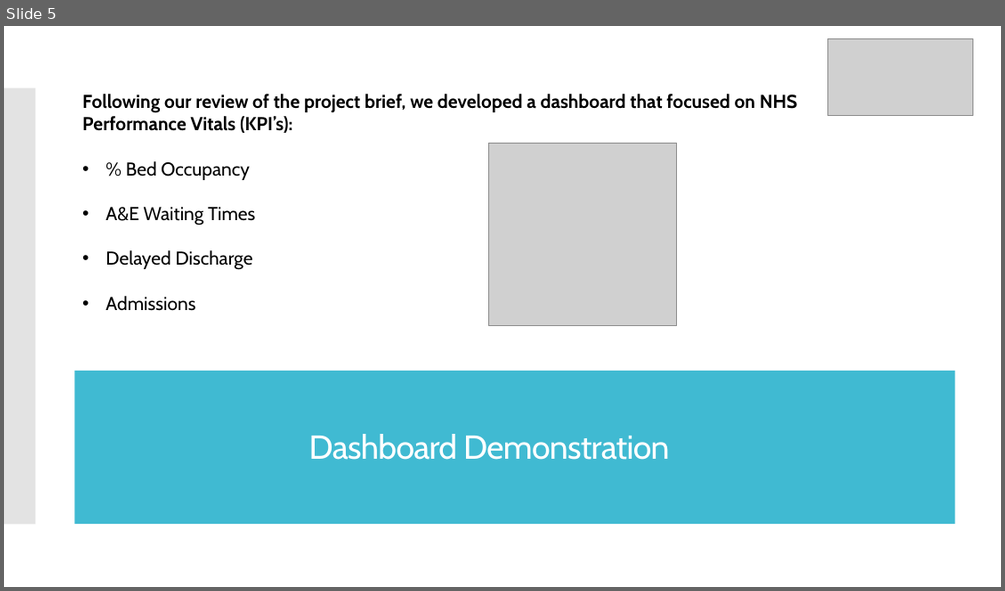
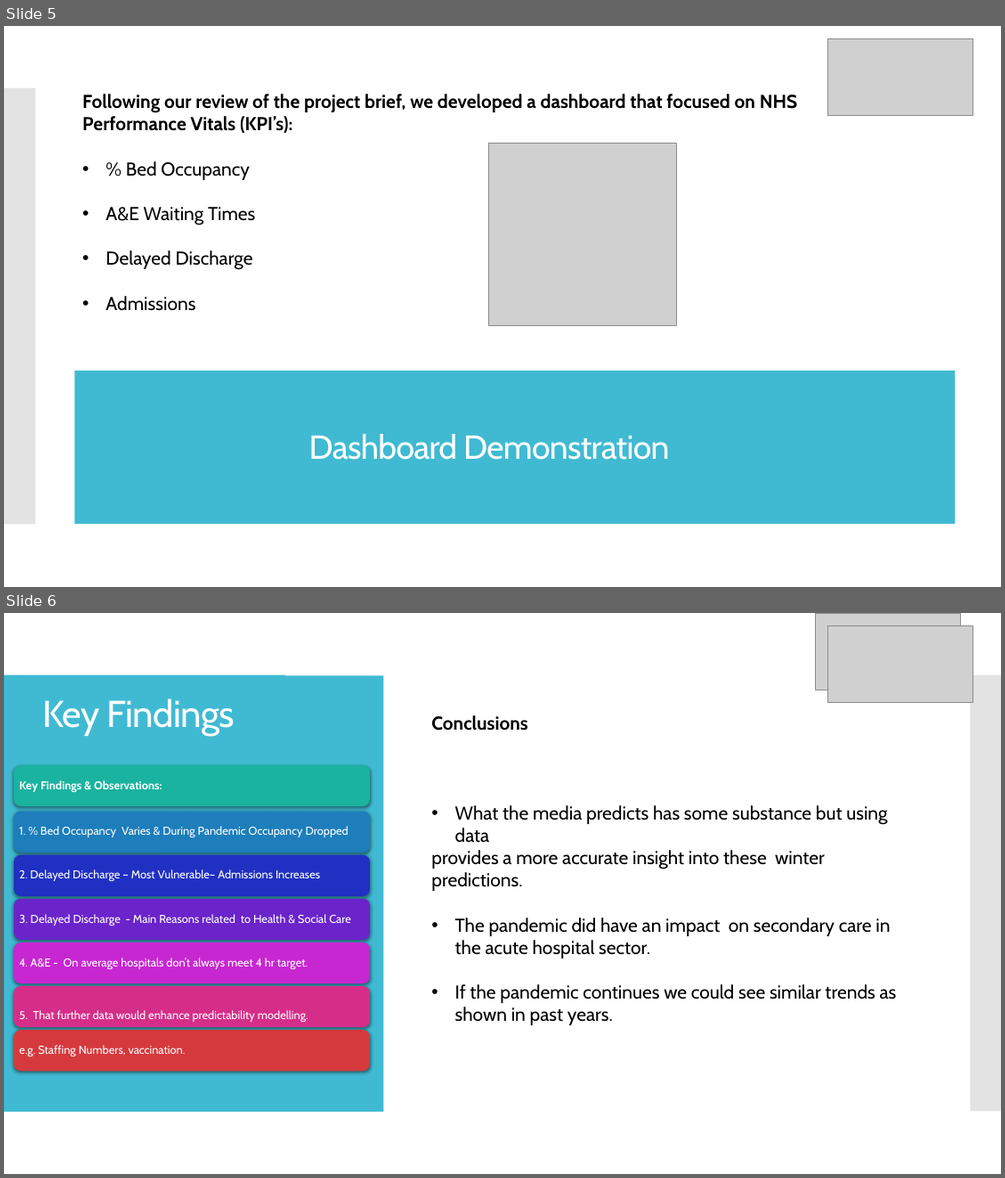
Before and after one commit to Scodgey/codeclan_pda_DE13group3project, a slide deck: Project_Workflow/Group 3 Project - PHS Scotland.pptx. Shown one above the other, each under a label of ours: slide 5 before the commit, slides 5 and 6 after it. The pictures are 1005x591 and 1005x1178 pixels, drawn with LibreOffice and Linux fonts; fonts in the diff are those of the drawing; grey boxes stand for pictures. Boxes give left, top, right and bottom in pixels: in the first picture for what was removed or moved away, otherwise in the second. Text is boxed around its words. In the diff, an @@ line names an element or a change of style, - is before the commit and + after.

```diff
--- a/Project_Workflow/Group 3 Project - PHS Scotland.pptx
+++ b/Project_Workflow/Group 3 Project - PHS Scotland.pptx
@@ slide 6 added at box(4, 613, 1001, 1174), background #FFFFFF; not listed: 2 template elements that a slide beside it also shows @@
@@ picture added at box(816, 613, 960, 690) @@
@@ picture added at box(828, 625, 972, 703) @@
@@ rectangle added at box(4, 676, 384, 1111), fill #40BAD2 @@
@@ title added at box(43, 698, 235, 736), 36 pt, text #FFFFFF @@
+Key Findings
@@ text added at box(431, 715, 897, 1025), 18 pt, text #000000 @@
+Conclusions
+• What the media predicts has some substance but using data
+provides a more accurate insight into these winter predictions.
+• The pandemic did have an impact on secondary care in the acute hospital sector.
+• If the pandemic continues we could see similar trends as shown in past years.
@@ group added at box(14, 765, 370, 1070): 7 rounded rectangles, 7 texts @@
+Key Findings & Observations:
+1. % Bed Occupancy Varies & During Pandemic Occupancy Dropped
+2. Delayed Discharge – Most Vulnerable– Admissions Increases
+3. Delayed Discharge - Main Reasons related to Health & Social Care
+4. A&E - On average hospitals don’t always meet 4 hr target.
+5. That further data would enhance predictability modelling.
+e.g. Staffing Numbers, vaccination.
```
Also in this commit, not shown: 1 slide removed.
